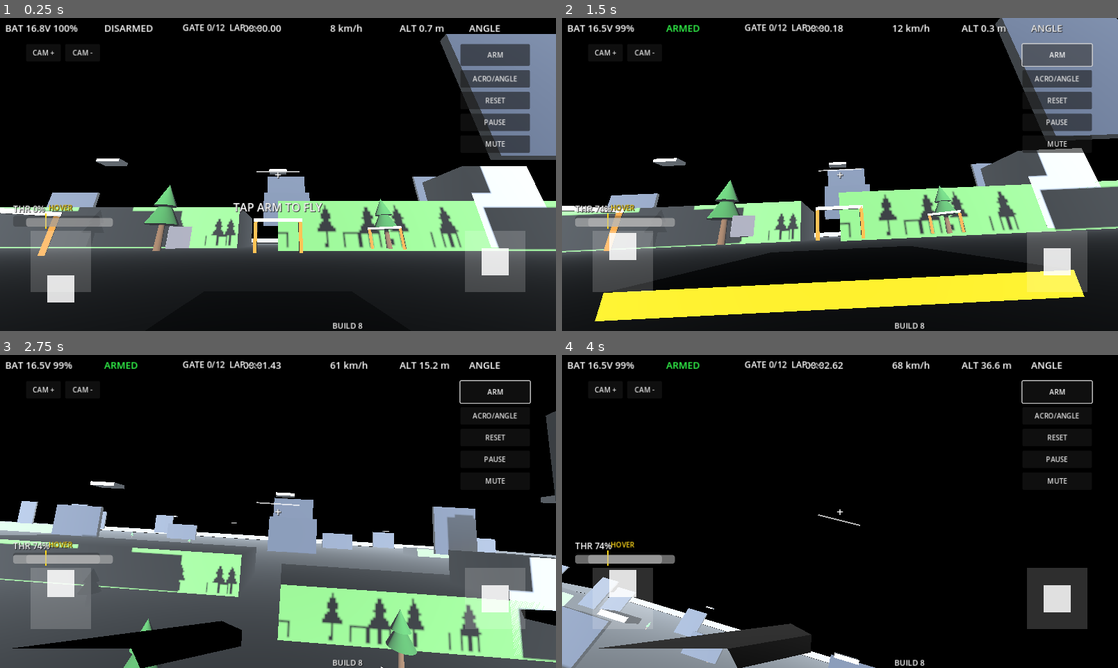
Above: before the commit, frames 1-4 (two rows, left to right).
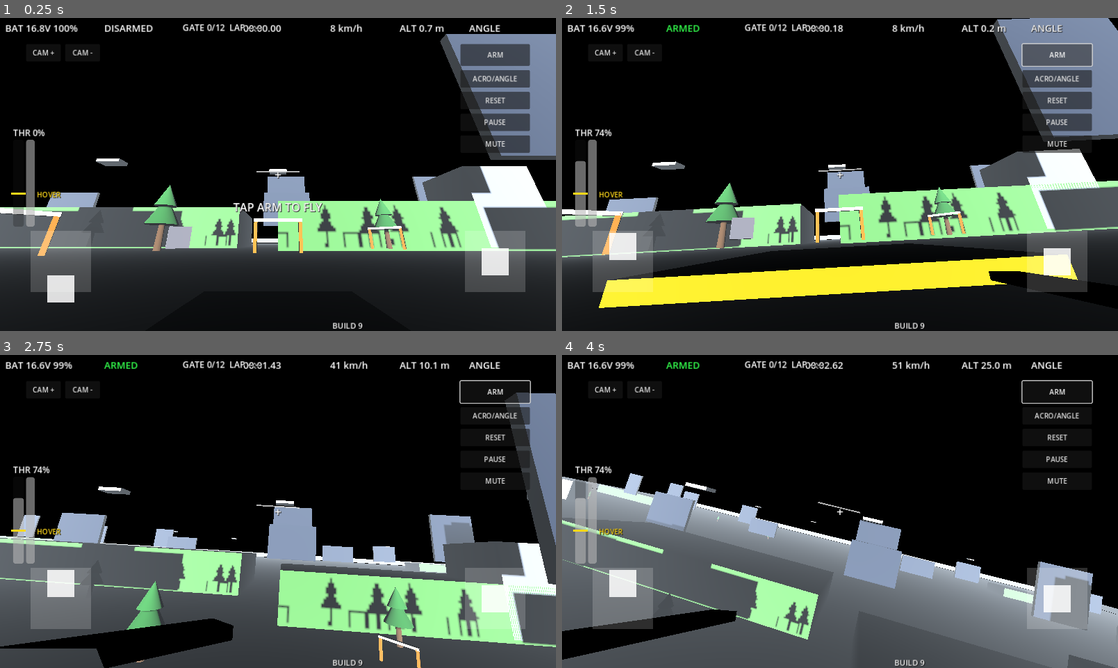
Above: after the commit, the same moments.

Repository: ramarfx/fpv-drone-simulator
Game: Godot game, scene res://scenes/Main.tscn
Two runs of this game, one before a commit and one after it. Both use one fixed random seed, a clock stepped at 60 frames per second and the inputs below.
Inputs (mouse positions are in pixels of both pictures, inside the frame that each line leads up to):
- Up to frame 1 (0.25 s): no input
- Up to frame 2 (1.5 s): tap Enter at 0.5 s; drag from (623, 262) to (895, 105) at 0.52 s; click "ARM" at 1.25 s
- Up to frame 3 (2.75 s): drag from (494, 599) to (250, 574) at 2.02 s
- Up to frame 4 (4 s): move the mouse to (895, 442) at 2.77 s; hold D (roll_right) 2.78-3.5 s; tap Space (arm_toggle) at 2.85 s; drag from (812, 574) to (673, 464) at 3.52 s

The runs differ from the first frame. In frame 1, 1.2% of the frame differs, in the area x 2-66%, y 35-100%; in frame 2, 15%; in frame 3, 21%; in frame 4, 42%, in the area x 0-100%, y 2-100%.

Commit message:
Fix phantom-thrust climb + HUD throttle indicator (BUILD 9)
ROOT CAUSE (constant climb at throttle 0): mix_motors() only handled
UPPER saturation, then CLAMPED negative motors to 0. Clamping ADDS net
thrust (motor -1 -> 0), so when the attitude PID saturated (drone
tilted), the mixed motors summed to MORE than 4x throttle — on-device
debug proved it: THR 0.00, throttle_input 0.00, motor_cmd[0] 0.00, yet
effective_throttle 0.57 and VS +18.79 m/s. Fix: scale the (zero-sum)
differential so all motors stay in [0,1]; motor sum is ALWAYS
4x throttle now. Throttle 0 -> all motors 0 (falls, no climb);
hover -> net = hover. No clamping, no phantom thrust.

HUD: ThrottleBar rect was 25x200 with -90 deg rotation, rendering as a
wide horizontal strip; HoverMarker was a vertical line detached from
the bar; THR and HOVER labels shared one row and overlapped. Fixed:
bar 200x25 rotated -> true vertical bar (fill bottom-to-top), marker
-> horizontal tick at 38% height, HOVER label right of the tick,
THR label above the bar. BatteryBar got the same rect fix.

Diff:
--- a/scenes/HUD.tscn
+++ b/scenes/HUD.tscn
@@ -149,8 +149,8 @@
 layout_mode = 0
 offset_left = 30.0
 offset_top = 480.0
-offset_right = 55.0
-offset_bottom = 680.0
+offset_right = 230.0
+offset_bottom = 505.0
 rotation = -1.5708
 max_value = 100.0
 value = 0.0
@@ -160,9 +160,9 @@
 [node name="ThrottlePct" type="Label" parent="."]
 layout_mode = 0
 offset_left = 30.0
-offset_top = 425.0
-offset_right = 170.0
-offset_bottom = 450.0
+offset_top = 250.0
+offset_right = 150.0
+offset_bottom = 275.0
 text = "THR 0%"
 theme_override_font_sizes/font_size = 20
 theme_override_colors/font_color = Color(1, 1, 1, 1)
@@ -171,19 +171,19 @@
 
 [node name="HoverMarker" type="ColorRect" parent="."]
 layout_mode = 0
-offset_left = 104.0
-offset_top = 450.0
-offset_right = 108.0
-offset_bottom = 485.0
+offset_left = 25.0
+offset_top = 402.0
+offset_right = 60.0
+offset_bottom = 406.0
 color = Color(1, 0.85, 0.1, 1)
 mouse_filter = 2
 
 [node name="HoverLabel" type="Label" parent="."]
 layout_mode = 0
-offset_left = 112.0
-offset_top = 425.0
-offset_right = 230.0
-offset_bottom = 450.0
+offset_left = 85.0
+offset_top = 395.0
+offset_right = 200.0
+offset_bottom = 415.0
 text = "HOVER"
 theme_override_font_sizes/font_size = 16
 theme_override_colors/font_color = Color(1, 0.85, 0.1, 1)
@@ -194,8 +194,8 @@
 layout_mode = 0
 offset_left = 60.0
 offset_top = 480.0
-offset_right = 80.0
-offset_bottom = 680.0
+offset_right = 260.0
+offset_bottom = 500.0
 rotation = -1.5708
 max_value = 100.0
 value = 100.0
@@ -228,7 +228,7 @@
 offset_top = 695.0
 offset_right = 1120.0
 offset_bottom = 715.0
-text = "BUILD 8"
+text = "BUILD 9"
 theme_override_font_sizes/font_size = 18
 theme_override_colors/font_shadow_color = Color(0, 0, 0, 1)
 horizontal_alignment = 1
--- a/scripts/flight_controller.gd
+++ b/scripts/flight_controller.gd
@@ -94,23 +94,30 @@
 ## yaw>0 = torque +Y (motor FR+RL +).
 ## Jika ada motor jenuh (>1), skala kontribusi pitch/roll agar yaw tetap punya otoritas.
 static func mix_motors(throttle: float, pitch_n: float, roll_n: float, yaw_n: float) -> Array[float]:
-	var p: float = pitch_n
-	var r: float = roll_n
-	# Cek saturasi, skala pitch/roll saja (yaw dipertahankan).
-	for _i in range(2):
-		var m0: float = throttle + p - r + yaw_n
-		var m1: float = throttle + p + r - yaw_n
-		var m2: float = throttle - p - r - yaw_n
-		var m3: float = throttle - p + r + yaw_n
-		var mx: float = maxf(maxf(m0, m1), maxf(m2, m3))
-		if mx <= 1.0:
-			break
-		var scale: float = 0.9 / mx
-		p *= scale
-		r *= scale
+	# Diferensial (jumlah nol): redistribusi thrust untuk attitude, TANPA
+	# mengubah net thrust. Skala diferensial agar semua motor tetap [0,1].
+	# INI PERBAIKAN BUG "naik terus padahal throttle 0": versi lama hanya
+	# menangani saturasi ATAS (skala pitch/roll), lalu CLAMP motor negatif
+	# ke 0 — clamp itu MENAMBAH net thrust (motor -1 -> 0), sehingga saat
+	# PID jenuh (drone miring), thrust bersih > perintah throttle dan drone
+	# naik sendiri walau throttle 0, suara motor tetap kencang.
+	# Di sini jumlah keempat motor SELALU = 4*throttle: throttle 0 ->
+	# semua motor 0 (jatuh, bukan naik); throttle hover -> net = hover.
+	# Saat tidak jenuh (s=1), hasil IDENTIK dengan versi lama.
+	var d0: float = pitch_n - roll_n + yaw_n
+	var d1: float = pitch_n + roll_n - yaw_n
+	var d2: float = -pitch_n - roll_n - yaw_n
+	var d3: float = -pitch_n + roll_n + yaw_n
+	var s: float = 1.0
+	for d in [d0, d1, d2, d3]:
+		if d > 0.0:
+			s = minf(s, (1.0 - throttle) / d)
+		elif d < 0.0:
+			s = minf(s, throttle / -d)
+	s = clampf(s, 0.0, 1.0)
 	var out: Array[float] = []
-	out.append(clampf(throttle + p - r + yaw_n, 0.0, 1.0))
-	out.append(clampf(throttle + p + r - yaw_n, 0.0, 1.0))
-	out.append(clampf(throttle - p - r - yaw_n, 0.0, 1.0))
-	out.append(clampf(throttle - p + r + yaw_n, 0.0, 1.0))
+	out.append(throttle + s * d0)
+	out.append(throttle + s * d1)
+	out.append(throttle + s * d2)
+	out.append(throttle + s * d3)
 	return out
--- a/scripts/hud.gd
+++ b/scripts/hud.gd
@@ -20,7 +20,7 @@
 
 ## Tag build yang tampil di layar — naikkan tiap build agar jelas APK mana
 ## yang sedang jalan di HP (mencegah "kok tidak ada perubahan" karena APK lama).
-const BUILD_TAG: String = "BUILD 8"
+const BUILD_TAG: String = "BUILD 9"
 
 # Referensi UI (diisi di _ready via get_node).
 var _btn_pause: Button
@@ -177,6 +177,7 @@
 		_bar_throttle.value = thr * 100.0
 	if _lbl_thr != null:
 		_lbl_thr.text = "THR %d%%" % int(thr * 100.0)
+
 	if _bar_batt != null:
 		_bar_batt.value = _drone.battery_charge * 100.0
 	# Horizon mini: rotasi dari roll drone, offset dari pitch.
Not shown, changed: README_PHYSICS.md
